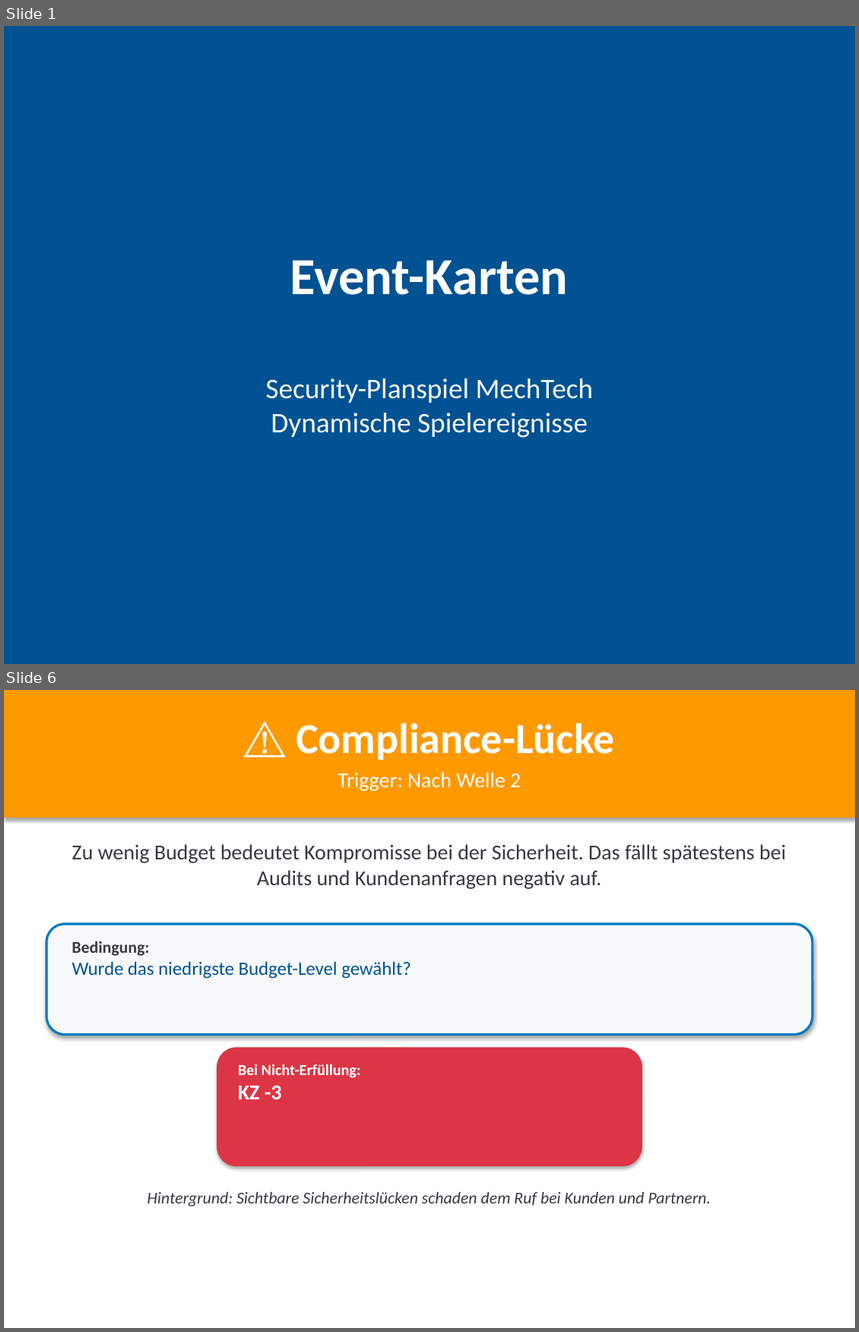
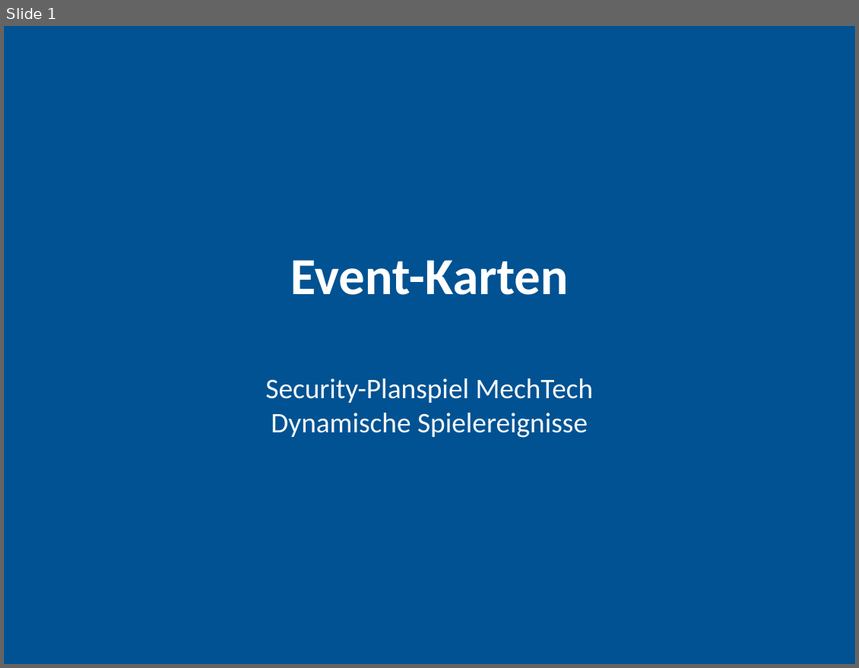
Before and after one commit to ClaudioSt/security-planspiel, a slide deck: pptx_output/Events.pptx. Shown one above the other, each under a label of ours: slides 1 and 6 before the commit, slide 1 after it; the slides between them are not shown. The pictures are 859x1332 and 859x668 pixels, drawn with LibreOffice and Linux fonts; fonts in the diff are those of the drawing. Boxes give left, top, right and bottom in pixels: in the first picture for what was removed or moved away, otherwise in the second. Text is boxed around its words. In the diff, an @@ line names an element or a change of style, - is before the commit and + after.

```diff
--- a/pptx_output/Events.pptx
+++ b/pptx_output/Events.pptx
@@ slide 6 removed at [4, 690, 855, 1328], background #FFFFFF @@
@@ rectangle removed at [4, 690, 855, 818] @@
@@ text removed at [296, 723, 615, 760] @@
-⚠️ Compliance-Lücke
@@ text removed at [338, 772, 521, 791] @@
-Trigger: Nach Welle 2
@@ text removed at [72, 844, 786, 889] @@
-Zu wenig Budget bedeutet Kompromisse bei der Sicherheit. Das fällt spätestens bei Audits und Kundenanfragen negativ auf.
@@ rounded rectangle removed at [47, 924, 813, 1035] @@
@@ text removed at [72, 941, 411, 979] @@
-Bedingung:
-Wurde das niedrigste Budget-Level gewählt?
@@ rounded rectangle removed at [217, 1047, 642, 1167] @@
@@ text removed at [238, 1064, 361, 1100] @@
-Bei Nicht-Erfüllung:
-KZ -3
@@ text removed at [147, 1192, 712, 1207] @@
-Hintergrund: Sichtbare Sicherheitslücken schaden dem Ruf bei Kunden und Partnern.
```
Also in this commit, not shown: 4 other slides removed, 14 other files.
